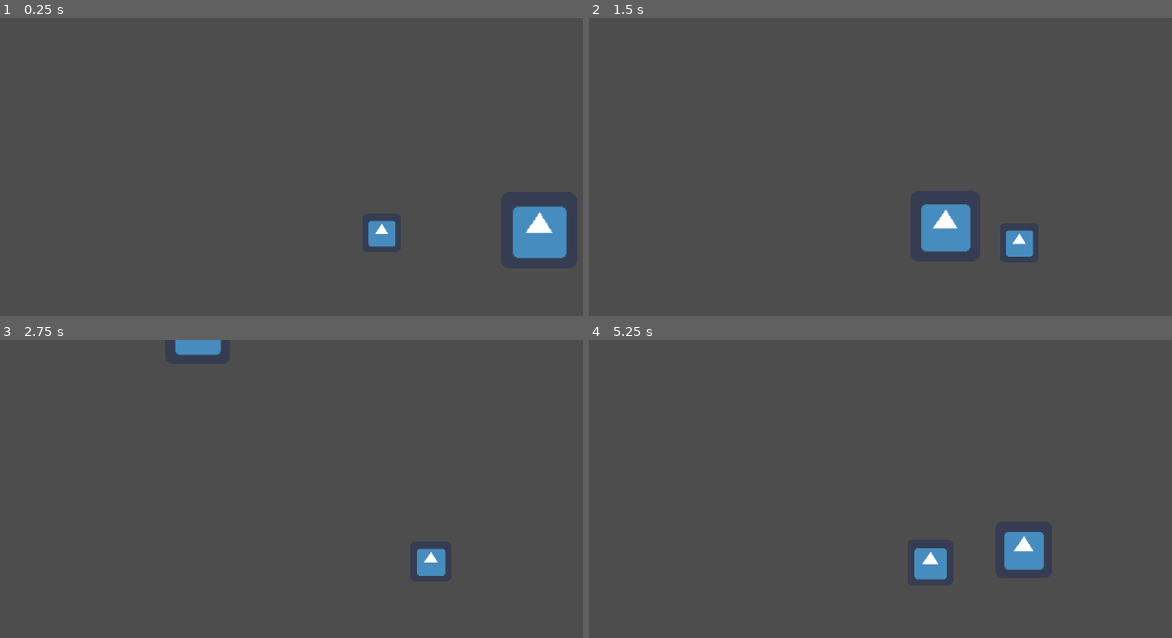
Above: before the commit, frames 1-4 (two rows, left to right).
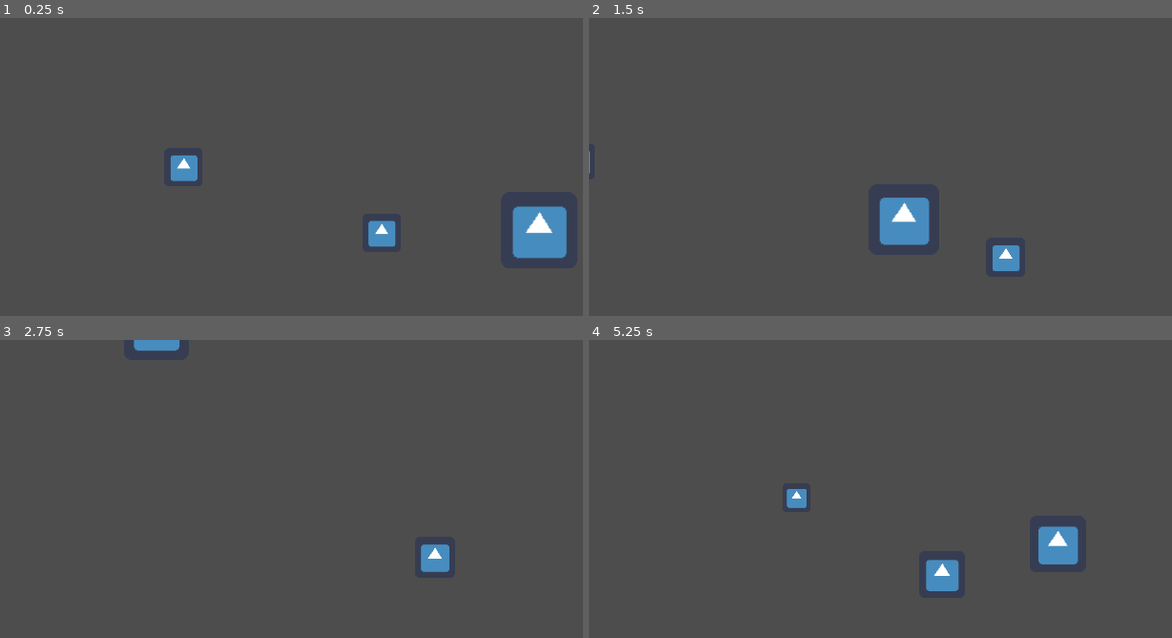
Above: after the commit, the same moments.

Repository: AlexPham0209/DishOut
Game: Godot game, scene res://src/Scenes/Scenes.tscn
The game is run twice, just before and just after one commit, with the same random seed, the same clock (stepped at 60 frames per second) and the same inputs. The project has no main scene, so this scene is started directly. The engine's default icon, where the game draws it, is replaced by a stand-in: a white triangle on a blue panel in a dark square.
Inputs:
- Up to frame 1 (0.25 s): no input
- Up to frame 2 (1.5 s): tap Enter at 0.5 s; hold D (Right) 0.53-1.28 s; hold Space (Interact) 0.53-1.28 s; hold S (Down) from 1.28 s (still down); tap Space (Interact) at 1.35 s
- Up to frame 3 (2.75 s): release S (Down) at 2.03 s; hold D (Right) from 2.03 s (still down); hold Space (Interact) from 2.03 s (still down)
- Up to frame 4 (5.25 s): release D (Right) at 2.78 s; release Space (Interact) at 2.78 s; hold W (Up) 2.78-3.53 s; tap Space (Interact) at 2.85, 4.35 s; hold Space (Interact) 3.53-4.28 s; hold A (Left) 3.53-5.03 s; hold S (Down) from 5.03 s (still down); hold Space (Interact) from 5.03 s (still down)

The runs differ from the first frame. In frame 1, 0.4% of the frame differs, in the area x 29-34%, y 46-55%; in frame 2, 3.0%, in the area x 0-77%, y 44-85%; in frame 3, 1.0%; in frame 4, 2.6%.

Commit message:
Eating functionality programmed

Diff:
--- a/project.godot
+++ b/project.godot
@@ -54,3 +54,8 @@
 "events": [Object(InputEventKey,"resource_local_to_scene":false,"resource_name":"","device":-1,"window_id":0,"alt_press …(191 unchanged characters)…
 ]
 }
+
+[layer_names]
+
+2d_physics/layer_1="Player"
+2d_physics/layer_2="Enemy"
--- a/src/Scenes/Amoeba.tscn
+++ b/src/Scenes/Amoeba.tscn
@@ -1,10 +1,12 @@
-[gd_scene load_steps=4 format=3 uid="uid://c0utwiykrhy5g"]
+[gd_scene load_steps=5 format=3 uid="uid://c0utwiykrhy5g"]
 
 [ext_resource type="Script" path="res://src/Scripts/Amoeba.gd" id="1_3xfsd"]
 [ext_resource type="Texture2D" uid="uid://c8022nv1f3loo" path="res://icon.png" id="1_ik8pk"]
 
 [sub_resource type="RectangleShape2D" id="RectangleShape2D_ul07s"]
-size = Vector2(16, 16)
+size = Vector2(32, 32)
+
+[sub_resource type="RectangleShape2D" id="RectangleShape2D_5d8oh"]
 
 [node name="Amoeba" type="CharacterBody2D"]
 script = ExtResource("1_3xfsd")
@@ -20,6 +22,13 @@
 
 [node name="Camera2D" type="Camera2D" parent="."]
 scale = Vector2(1e-05, 1e-05)
+process_callback = 0
 position_smoothing_enabled = true
 
 [node name="AnimationPlayer" type="AnimationPlayer" parent="."]
+
+[node name="EatArea" type="Area2D" parent="."]
+collision_mask = 0
+
+[node name="CollisionShape2D" type="CollisionShape2D" parent="EatArea"]
+shape = SubResource("RectangleShape2D_5d8oh")
--- /dev/null
+++ b/src/Scenes/Enemy.tscn
@@ -0,0 +1,23 @@
+[gd_scene load_steps=4 format=3 uid="uid://bqdpfstiq5rfb"]
+
+[ext_resource type="Script" path="res://src/Scripts/Enemy.gd" id="1_rcpp6"]
+[ext_resource type="Texture2D" uid="uid://c8022nv1f3loo" path="res://icon.png" id="2_qj6me"]
+
+[sub_resource type="RectangleShape2D" id="RectangleShape2D_qq0lg"]
+size = Vector2(12, 12)
+
+[node name="Enemy" type="Node2D"]
+script = ExtResource("1_rcpp6")
+
+[node name="Icon" type="Sprite2D" parent="."]
+scale = Vector2(0.5, 0.5)
+texture = ExtResource("2_qj6me")
+
+[node name="EatArea" type="Area2D" parent="."]
+collision_layer = 2
+monitorable = false
+
+[node name="CollisionShape2D" type="CollisionShape2D" parent="EatArea"]
+shape = SubResource("RectangleShape2D_qq0lg")
+
+[connection signal="area_entered" from="EatArea" to="." method="_on_eat_area_area_entered"]
--- a/src/Scenes/Scenes.tscn
+++ b/src/Scenes/Scenes.tscn
@@ -1,7 +1,8 @@
-[gd_scene load_steps=3 format=3 uid="uid://75jjw6yqo4ms"]
+[gd_scene load_steps=4 format=3 uid="uid://75jjw6yqo4ms"]
 
 [ext_resource type="PackedScene" uid="uid://c0utwiykrhy5g" path="res://src/Scenes/Amoeba.tscn" id="1_cemap"]
 [ext_resource type="Texture2D" uid="uid://c8022nv1f3loo" path="res://icon.png" id="2_hnk8x"]
+[ext_resource type="PackedScene" uid="uid://bqdpfstiq5rfb" path="res://src/Scenes/Enemy.tscn" id="3_xladl"]
 
 [node name="Scenes" type="Node2D"]
 
@@ -12,6 +13,10 @@
 [node name="Amoeba" parent="." instance=ExtResource("1_cemap")]
 position = Vector2(274, 176)
 speed = 300.0
-acceleration = 10.0
+acceleration = 25.0
 friction = 10.0
-max_growth = 25
+max_growth = 1000
+
+[node name="Enemy" parent="." instance=ExtResource("3_xladl")]
+position = Vector2(108, 121)
+total = 100
--- a/src/Scripts/Amoeba.gd
+++ b/src/Scripts/Amoeba.gd
@@ -1,3 +1,4 @@
+class_name Amoeba
 extends CharacterBody2D
 
 @export var growth_rate : float = 0.1
@@ -8,6 +9,7 @@
 
 @onready var camera = $Camera2D
 var growth : float
+var total : float = 0
 
 func _ready() -> void:
 	growth = growth_rate
@@ -32,11 +34,15 @@
 		velocity.y = move_toward(velocity.y, 0, friction)
 
 func grow(delta):
-	if not Input.is_action_pressed("Interact") or self.scale >= Vector2(max_growth, max_growth):
+	if total >= max_growth:
+		print("Max growth.  Continue to next level")
 		return
 
+	if not Input.is_action_pressed("Interact"):
+		return
+
+	total += growth
 	self.scale += Vector2(growth, growth) * delta
-	print(self.scale)
 	growth *= 1.01
 
 	camera.zoom -= Vector2(growth_rate, growth_rate) * delta
--- /dev/null
+++ b/src/Scripts/Enemy.gd
@@ -0,0 +1,13 @@
+class_name Enemy
+extends Node2D
+
+@export var total = 0
+
+
+func _on_eat_area_area_entered(area: Area2D) -> void:
+	var player : Amoeba = area.get_parent()
+
+	if player is not Amoeba or player.scale < self.scale + Vector2(0.25, 0.25):
+		return
+
+	queue_free()
